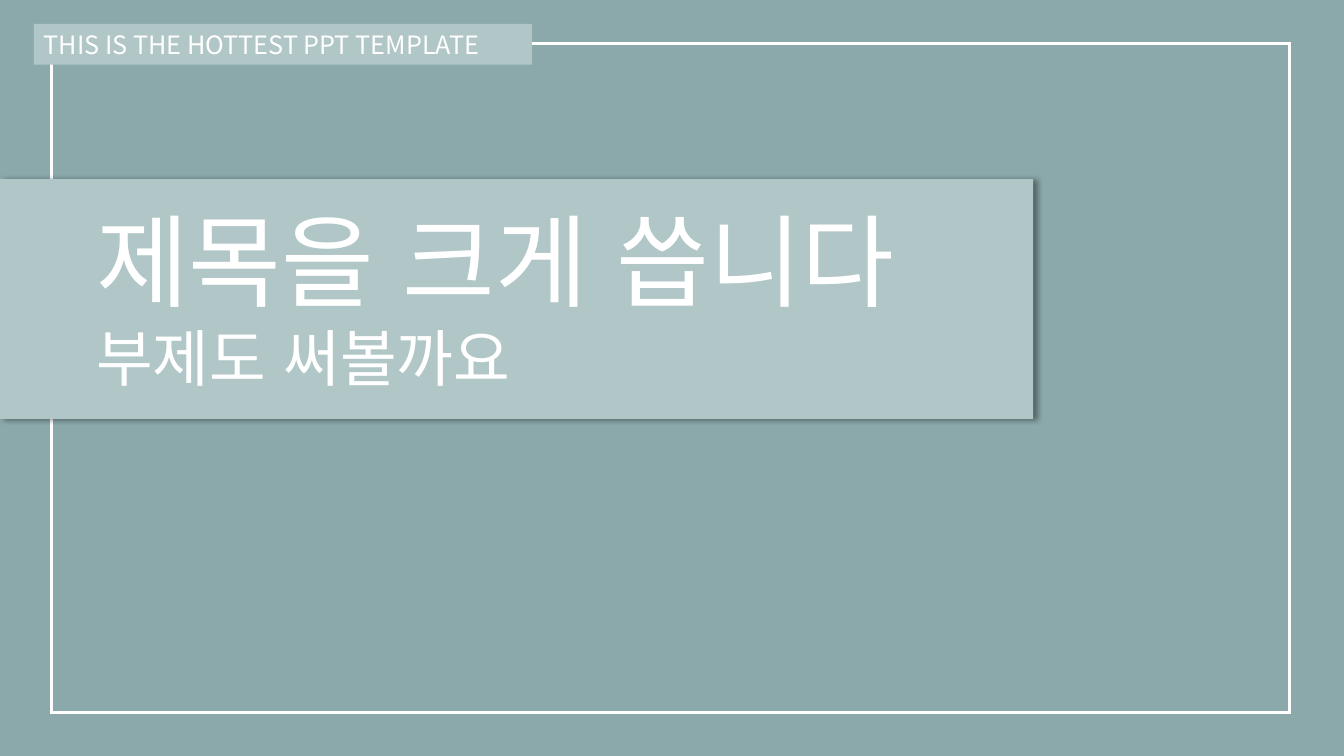
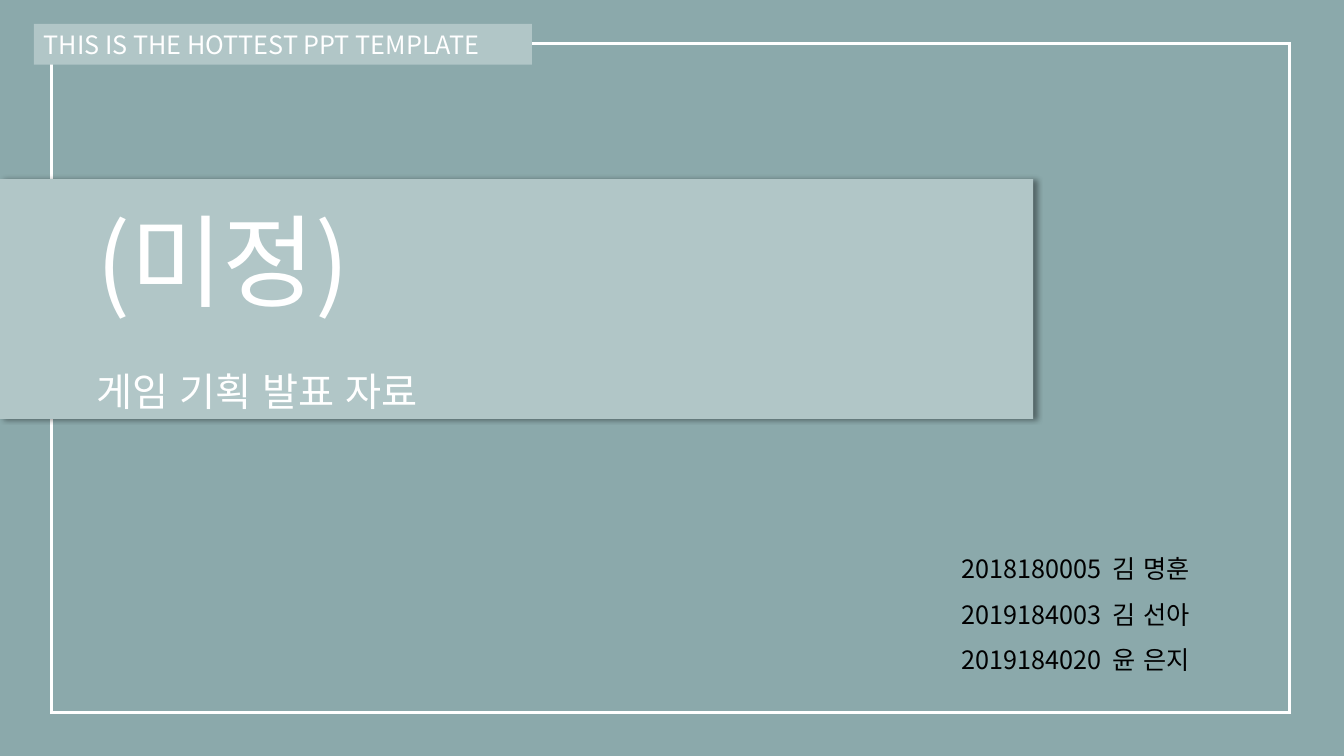
Before and after one commit to eunjiyun/Graduation_Work, a slide deck: slide 1 of Game_Design/2019184003 김 선아 장르 제안서.pptx. Drawn at 1344x756 pixels with LibreOffice and Linux fonts; fonts in the diff are those of the drawing. Boxes give left, top, right and bottom in pixels: in the first picture for what was removed or moved away, otherwise in the second. Text is boxed around its words. In the diff, an @@ line names an element or a change of style, - is before the commit and + after.

Commit message:
Update Game Design Proposal.
슬라이드 1페이지 제목 및 팀원 이름 추가, 슬라이드 10페이지 삭제

```diff
--- a/Game_Design/2019184003 김 선아 장르 제안서.pptx
+++ b/Game_Design/2019184003 김 선아 장르 제안서.pptx
@@ text at (96, 216, 417, 409): text changed; size 72 to 28 pt @@
-제목을 크게 씁니다
-부제도 써볼까요
+(미정)
+게임 기획 발표 자료
@@ text added at (962, 557, 1189, 671), 18 pt, text #000000 @@
+2018180005 김 명훈
+2019184003 김 선아
+2019184020 윤 은지
```
Also in this commit, not shown: 1 slide removed.
